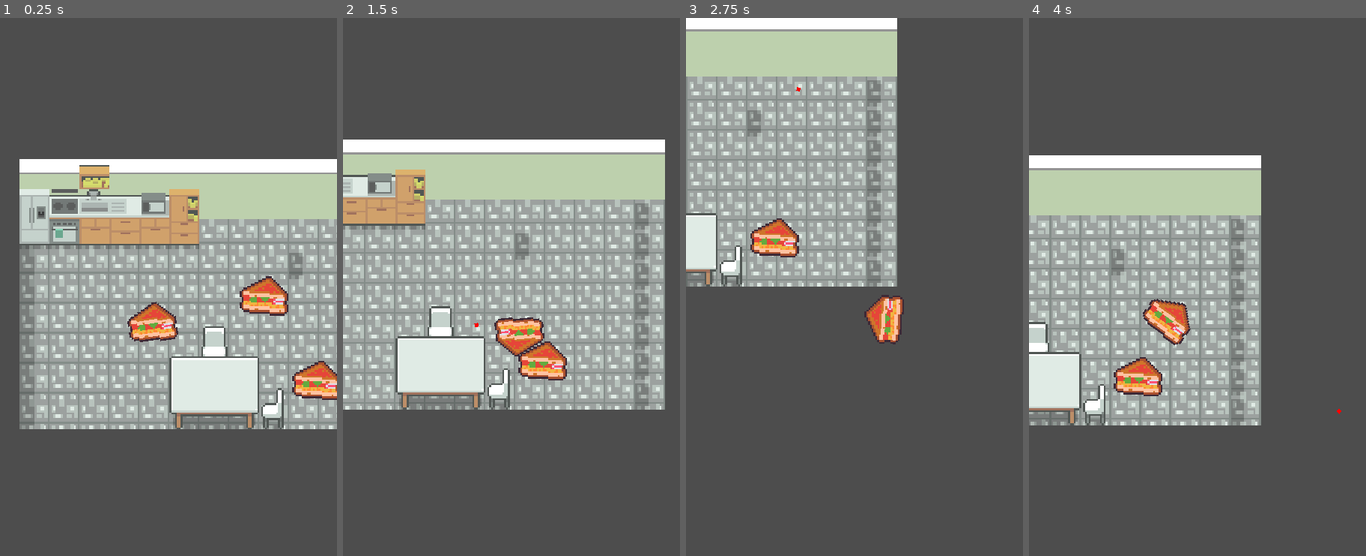
Above: before the commit, frames 1-4 (left to right).
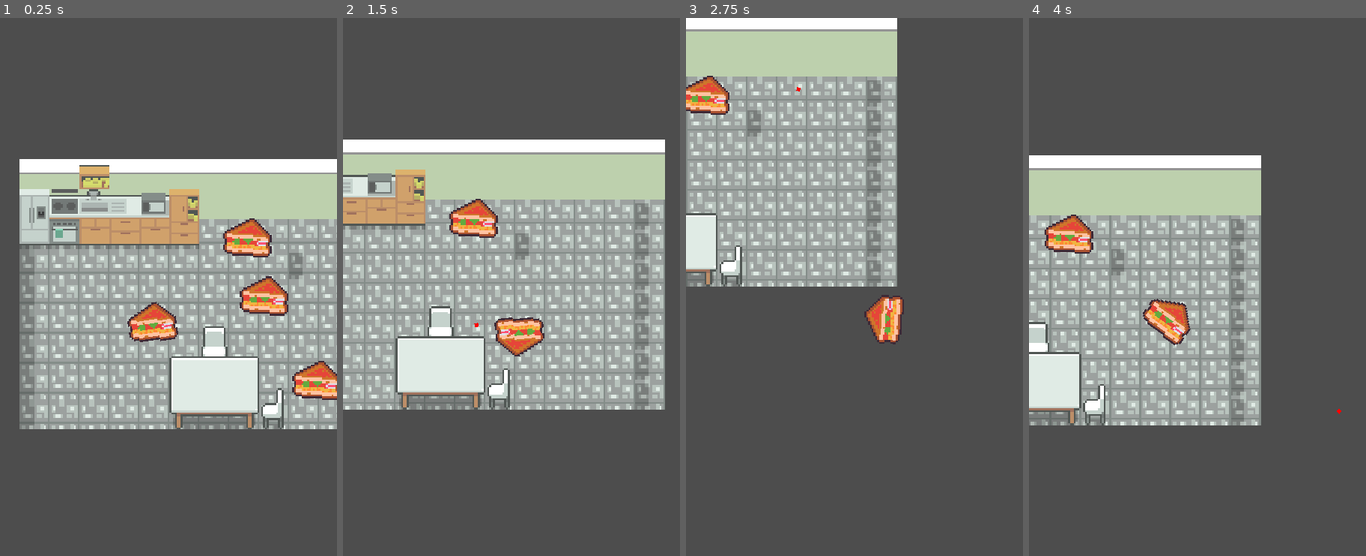
Above: after the commit, the same moments.

Repository: helenzhangyc/BurgerStrike
Game: Godot game, scene res://scenes/levels/Daniel.tscn
Same seed, same stepped clock (60 frames per second), same inputs: the game is played once before the commit and once after it. This scene is started directly instead of the project's main scene.
Inputs (mouse positions are in pixels of both pictures, inside the frame that each line leads up to):
- Up to frame 1 (0.25 s): no input
- Up to frame 2 (1.5 s): move the mouse to (585, 287) at 0.52 s; hold D (right) 0.53-1.28 s; tap Space (shoot) at 0.6, 1.35 s; move the mouse to (444, 346) at 1.27 s; hold S (down) from 1.28 s (still down)
- Up to frame 3 (2.75 s): move the mouse to (888, 184) at 2.02 s; release S (down) at 2.03 s; hold D (right) from 2.03 s (still down); tap Space (shoot) at 2.1 s
- Up to frame 4 (4 s): move the mouse to (1180, 437) at 2.77 s; release D (right) at 2.78 s; hold W (up) 2.78-3.53 s; tap Space (shoot) at 2.85, 3.6 s; move the mouse to (1298, 410) at 3.52 s; hold A (left) from 3.53 s (still down)

The runs differ from the first frame. In frame 1, 0.8% of the frame differs, in the area x 66-81%, y 37-45%; in frame 2, 1.6%; in frame 3, 1.5%; in frame 4, 1.6%, in the area x 4-40%, y 36-71%.

Commit message:
Enemy drop tables (#10)
* Enemy drop tables

* fix picker upper

Diff:
--- a/resources/items/burger/lettuce.tres
+++ b/resources/items/burger/lettuce.tres
@@ -1,6 +1,6 @@
 [gd_resource type="Resource" script_class="BurgerItem" load_steps=2 format=3 uid="uid://bqmoq80j5den7"]
 
-[ext_resource type="Script" path="res://scripts/BurgerItem.gd" id="1_8gqee"]
+[ext_resource type="Script" path="res://scripts/resources/BurgerItem.gd" id="1_8gqee"]
 
 [resource]
 script = ExtResource("1_8gqee")
--- a/resources/items/sauce/ketcup.tres
+++ b/resources/items/sauce/ketchup.tres
@@ -1,6 +1,6 @@
 [gd_resource type="Resource" script_class="SauceItem" load_steps=2 format=3 uid="uid://gk7qypk05u23"]
 
-[ext_resource type="Script" path="res://scripts/SauceItem.gd" id="1_u68gb"]
+[ext_resource type="Script" path="res://scripts/resources/SauceItem.gd" id="1_u68gb"]
 
 [resource]
 script = ExtResource("1_u68gb")
--- a/scenes/Enemy.tscn
+++ b/scenes/Enemy.tscn
@@ -1,7 +1,10 @@
-[gd_scene load_steps=5 format=3 uid="uid://c0ujo7raol74o"]
+[gd_scene load_steps=8 format=3 uid="uid://c0ujo7raol74o"]
 
 [ext_resource type="Script" path="res://scripts/Enemy.gd" id="1_bvujv"]
 [ext_resource type="Texture2D" uid="uid://bdtdj0ci7pivl" path="res://sprites/spritesheet.png" id="2_2nrx1"]
+[ext_resource type="Script" path="res://scripts/ItemDrop.gd" id="3_0lf62"]
+[ext_resource type="Script" path="res://scripts/DropTable.gd" id="3_vfv4k"]
+[ext_resource type="Resource" uid="uid://bqmoq80j5den7" path="res://resources/items/burger/lettuce.tres" id="4_n6oca"]
 
 [sub_resource type="RectangleShape2D" id="RectangleShape2D_w7vev"]
 size = Vector2(6, 7)
@@ -36,4 +39,12 @@
 [node name="CollisionShape2D" type="CollisionShape2D" parent="Area2D"]
 shape = SubResource("CircleShape2D_kbysg")
 
+[node name="DropTable" type="Node" parent="."]
+script = ExtResource("3_vfv4k")
+
+[node name="ItemDrop" type="Node" parent="DropTable"]
+script = ExtResource("3_0lf62")
+item = ExtResource("4_n6oca")
+chance = 0.5
+
 [connection signal="timeout" from="ShootTimer" to="." method="_on_shoot_timer_timeout"]
--- a/scenes/Globals.tscn
+++ b/scenes/Globals.tscn
@@ -8,3 +8,5 @@
 [node name="BulletContainer" type="Node2D" parent="."]
 
 [node name="EnemyContainer" type="Node2D" parent="."]
+
+[node name="DropContainer" type="Node" parent="."]
--- a/scenes/Player.tscn
+++ b/scenes/Player.tscn
@@ -5,7 +5,7 @@
 [ext_resource type="PackedScene" uid="uid://cfx5cdofitgxf" path="res://scenes/PickerUpper.tscn" id="3_dc2ih"]
 [ext_resource type="Script" path="res://scripts/Inventory.gd" id="4_py77w"]
 [ext_resource type="Script" path="res://scripts/Shooter.gd" id="5_372h2"]
-[ext_resource type="Resource" uid="uid://gk7qypk05u23" path="res://resources/items/sauce/ketcup.tres" id="6_8uwjp"]
+[ext_resource type="Resource" uid="uid://gk7qypk05u23" path="res://resources/items/sauce/ketchup.tres" id="6_1m6i8"]
 
 [sub_resource type="RectangleShape2D" id="RectangleShape2D_w7vev"]
 size = Vector2(6, 7)
@@ -34,12 +34,12 @@
 
 [node name="Inventory" type="Node2D" parent="."]
 script = ExtResource("4_py77w")
-items = Array[Resource("res://scripts/BurgerItem.gd")]([null])
+items = Array[Resource("res://scripts/resources/BurgerItem.gd")]([null])
 
 [node name="Shooter" type="Node2D" parent="."]
 script = ExtResource("5_372h2")
-ammunition = Array[Resource("res://scripts/SauceItem.gd")]([ExtResource("6_8uwjp"), ExtResource("6_8uwjp"), ExtResource("6_8uwjp"), ExtResource("6_8uwjp"), ExtResource("6_8uwjp")])
-default_ammo = ExtResource("6_8uwjp")
+ammunition = Array[Resource("res://scripts/resources/SauceItem.gd")]([ExtResource("6_1m6i8"), ExtResource("6_1m6i8"), ExtResource("6_1m6i8"), ExtResource("6_1m6i8"), ExtResource("6_1m6i8")])
+default_ammo = ExtResource("6_1m6i8")
 
 [node name="Area2D" type="Area2D" parent="."]
 collision_layer = 2
--- a/scenes/levels/Daniel.tscn
+++ b/scenes/levels/Daniel.tscn
@@ -6,10 +6,10 @@
 [ext_resource type="PackedScene" uid="uid://c0ujo7raol74o" path="res://scenes/Enemy.tscn" id="4_vfbub"]
 [ext_resource type="Script" path="res://scripts/Camera.gd" id="5_r3lwe"]
 [ext_resource type="PackedScene" uid="uid://ckeuy4n7lbry5" path="res://scenes/PickupItem.tscn" id="6_n4xlb"]
-[ext_resource type="Resource" uid="uid://gk7qypk05u23" path="res://resources/items/sauce/ketcup.tres" id="7_yr2jp"]
+[ext_resource type="Resource" uid="uid://gk7qypk05u23" path="res://resources/items/sauce/ketchup.tres" id="6_tdcom"]
 [ext_resource type="Resource" uid="uid://bqmoq80j5den7" path="res://resources/items/burger/lettuce.tres" id="8_7fw84"]
 [ext_resource type="Script" path="res://scripts/WaveManager.gd" id="8_qan7t"]
-[ext_resource type="Script" path="res://scripts/WaveSpawn.gd" id="9_8ur2i"]
+[ext_resource type="Script" path="res://scripts/WaveSpawn.gd" id="9_jy4ro"]
 
 [sub_resource type="TileSetAtlasSource" id="TileSetAtlasSource_lrw20"]
 texture = ExtResource("2_4uj7p")
@@ -298,7 +298,11 @@
 
 [node name="KechupItem" parent="." instance=ExtResource("6_n4xlb")]
 position = Vector2(19, -8)
-item = ExtResource("7_yr2jp")
+item = ExtResource("6_tdcom")
+
+[node name="KechupItem2" parent="." instance=ExtResource("6_n4xlb")]
+position = Vector2(10, -39)
+item = ExtResource("6_tdcom")
 
 [node name="LettuceItem" parent="." instance=ExtResource("6_n4xlb")]
 position = Vector2(47, 37)
--- /dev/null
+++ b/scripts/DropTable.gd
@@ -0,0 +1,12 @@
+extends Node
+
+# return an item from drop table
+func get_drop():
+	var drops = []
+	for drop in self.get_children():
+		var chance = drop.chance * 100
+		var roll = randi() & 100
+		if roll < chance:
+			drops.push_back(drop.item)
+
+	return drops
--- a/scripts/Enemy.gd
+++ b/scripts/Enemy.gd
@@ -3,7 +3,10 @@
 @export var speed = 50
 
 @onready var bullet_scene: PackedScene = preload("res://scenes/EnemyBullet.tscn")
+@onready var pickup_item_scene: PackedScene = preload("res://scenes/PickupItem.tscn")
 @onready var bullet_spawn = $Marker2D
+
+@onready var drop_table = $DropTable
 
 @onready var signal_bus = get_node("/root/SignalBus")
 @onready var globals = get_node("/root/Globals")
@@ -34,4 +37,18 @@
 	# bullet.dir = Vector2(0, 1)
 
 func die():
+
+	# decide on what items to drop
+	var drops = drop_table.get_drop()
+	for drop in drops:
+		# TODO technically drop spawnning code should go somewhere else
+
+		var inst = pickup_item_scene.instantiate()
+		# print("instantiate bullet", inst)
+		inst.global_position = global_position
+		print(inst)
+		inst.item = drop
+		globals.drop_container.add_child(inst)
+
+
 	queue_free()
--- a/scripts/Globals.gd
+++ b/scripts/Globals.gd
@@ -2,4 +2,5 @@
 
 @onready var bullet_container = $BulletContainer
 @onready var enemy_container = $EnemyContainer
+@onready var drop_container = $DropContainer
 @onready var player = null
--- /dev/null
+++ b/scripts/ItemDrop.gd
@@ -0,0 +1,6 @@
+class_name ItemDrop extends Node
+
+# An item to be dropped from an enemy
+
+@export var item: Item
+@export var chance: float
--- a/scripts/PickerUpper.gd
+++ b/scripts/PickerUpper.gd
@@ -4,25 +4,17 @@
 
 func _ready():
 	area_entered.connect(_on_area_entered)
-	print("picker upper item ready")
+	# print("picker upper item ready")
 
 func _on_area_entered(area):
-	print("area entered", area)
+	# print("area entered", area)
 	if area is PickupItem:
-		queue_free()
-		print("pickup!")
+		if area is PickupItem:
+			if area.item is BurgerItem:
+				print("burger item", area.item)
+				$"../Inventory".add_item(area.item)
+			elif area.item is SauceItem:
+				print("sauce item", area.item)
+				$"../Shooter".add_bullet(area.item)
 
-func _on_body_entered(area):
-	print("body entered")
-
-func _physics_process(delta):
-	for body in get_overlapping_areas():
-		if body is PickupItem:
-			if body.item is BurgerItem:
-				print("burger item", body.item)
-				$"../Inventory".add_item(body.item)
-			elif body.item is SauceItem:
-				print("sauce item", body.item)
-				$"../Shooter".add_bullet(body.item)
-
-			body.queue_free()
+			area.queue_free()
Not shown: 1 places in scenes/levels/Daniel.tscn that only renumber resources
Renamed: scripts/BurgerItem.gd -> scripts/resources/BurgerItem.gd
Renamed: scripts/Item.gd -> scripts/resources/Item.gd
Renamed: scripts/SauceItem.gd -> scripts/resources/SauceItem.gd
